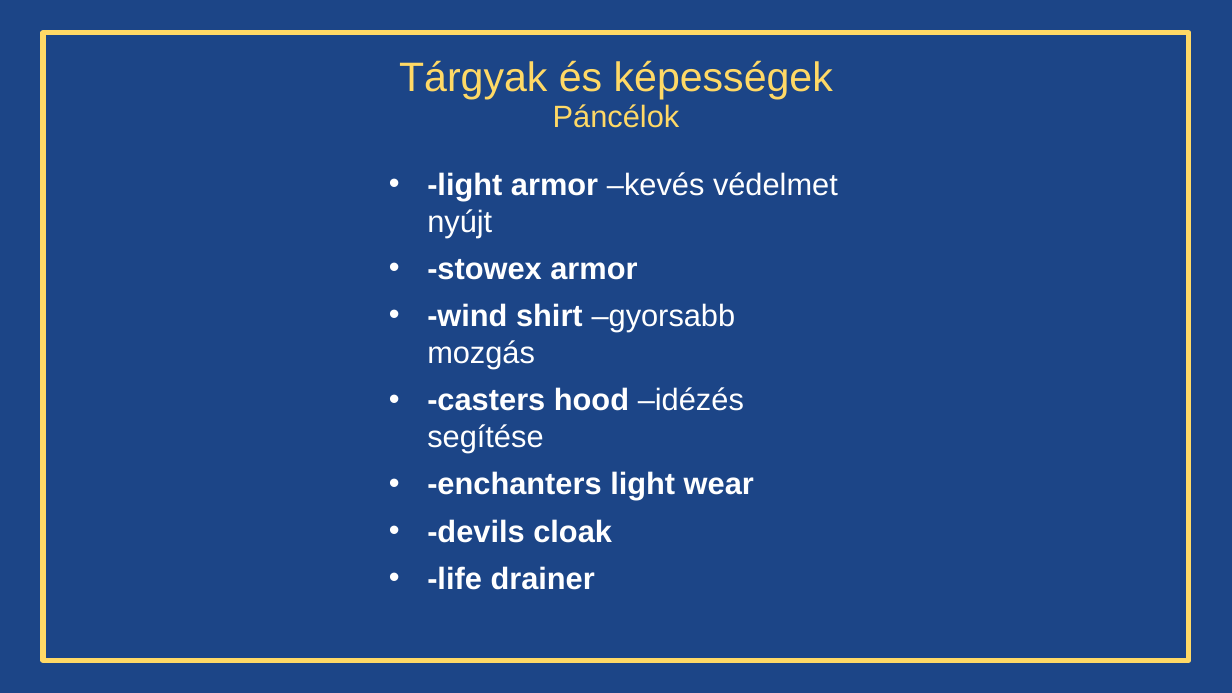
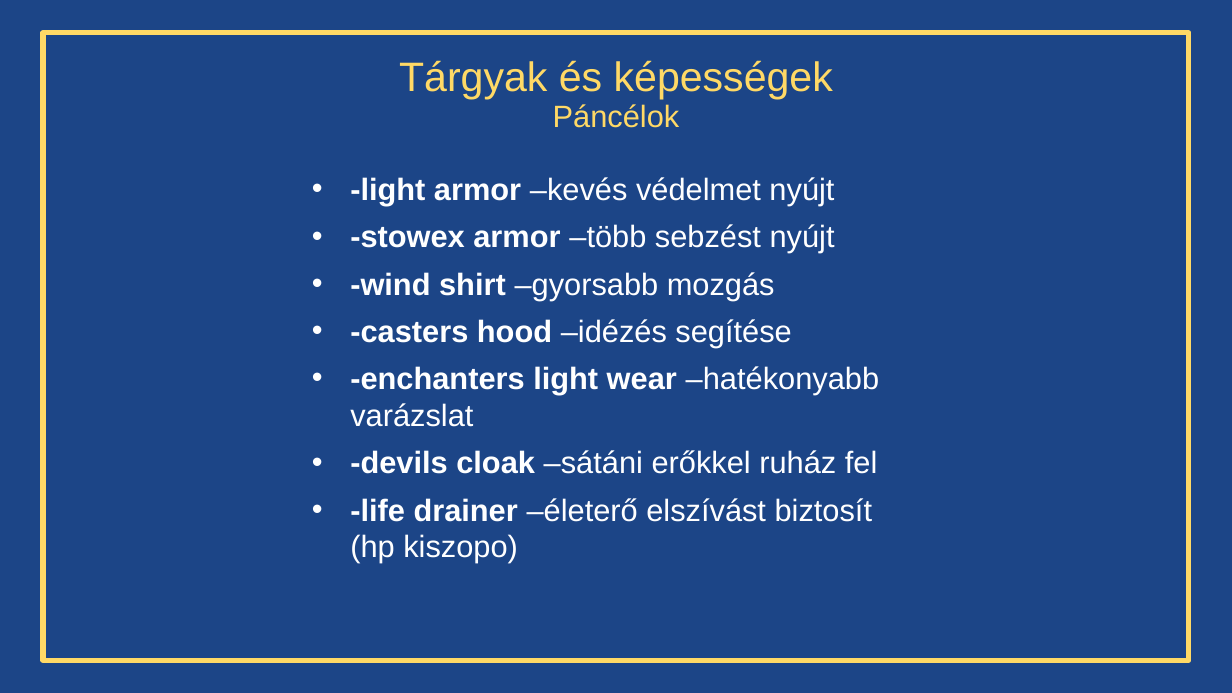
Before and after one commit to Bredacs-Goran/11_SZFT4_Bredacs-Goran_Eperjesi-P-ter_Moharos-Dori-n_Projekt1, a slide deck: slide 8 of ikt_jatek.pptx (slide 7 before the commit). Drawn at 1232x693 pixels with LibreOffice and Linux fonts; fonts in the diff are those of the drawing. Boxes give left, top, right and bottom in pixels: in the first picture for what was removed or moved away, otherwise in the second. Text is boxed around its words. In the diff, an @@ line names an element or a change of style, - is before the commit and + after.

```diff
--- a/ikt_jatek.pptx
+++ b/ikt_jatek.pptx
@@ text "-light armor –kevés védelmet nyújt": place and size @@
-text "-light armor –kevés védelmet nyújt" at <box>427,172,838,590</box>
+text "-light armor –kevés védelmet nyújt" at <box>350,177,879,563</box>
@@ text at <box>350,224,835,253</box>: text changed; bold off @@
-• -stowex armor
+• -stowex armor –több sebzést nyújt
@@ text at <box>350,366,879,563</box>: text changed; bold off @@
-• -enchanters light wear
-• -devils cloak
-• -life drainer
+• -enchanters light wear –hatékonyabb varázslat
+• -devils cloak –sátáni erőkkel ruház fel
+• -life drainer –életerő elszívást biztosít (hp kiszopo)
```
Also in this commit, not shown: 1 other slide changed, 2 slides added.
